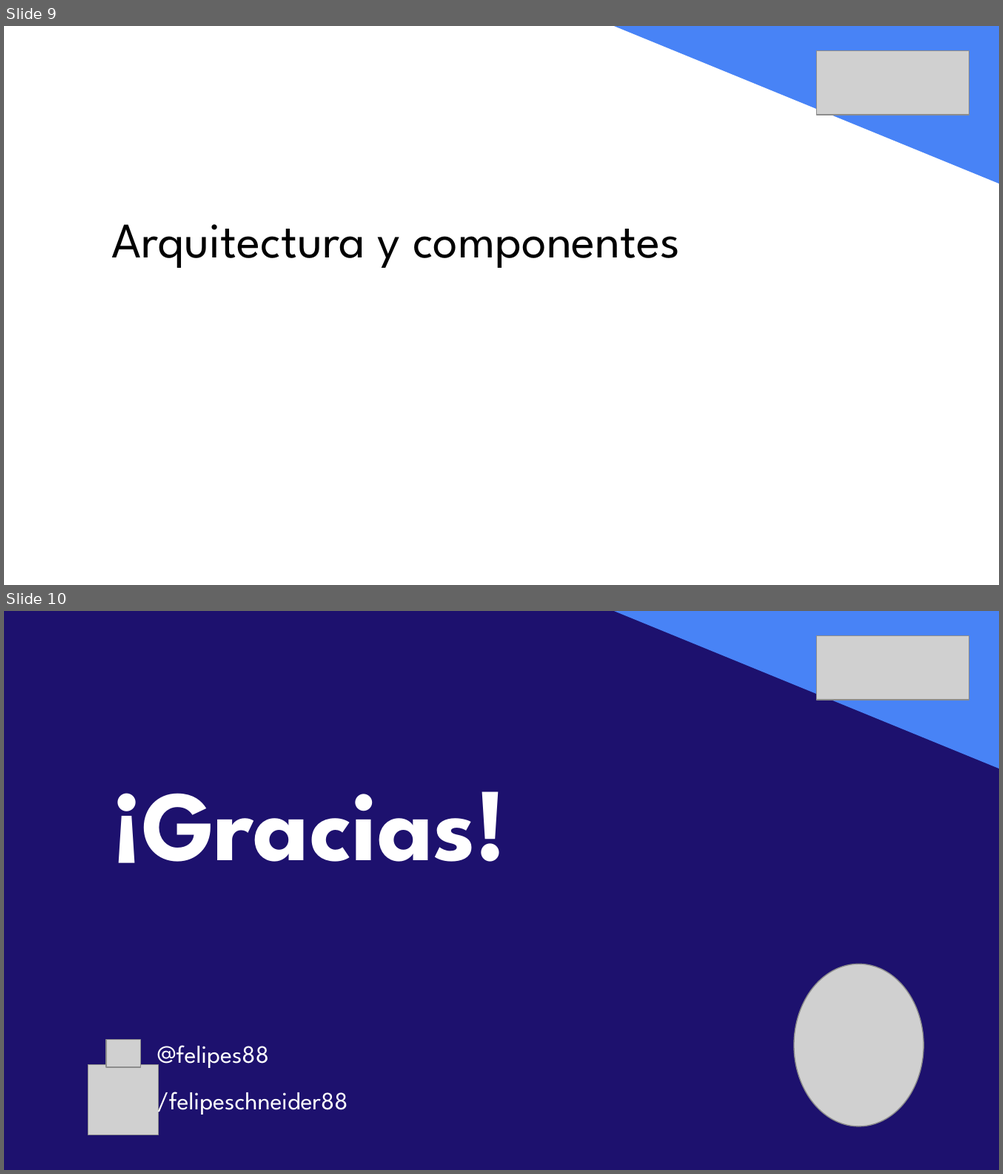
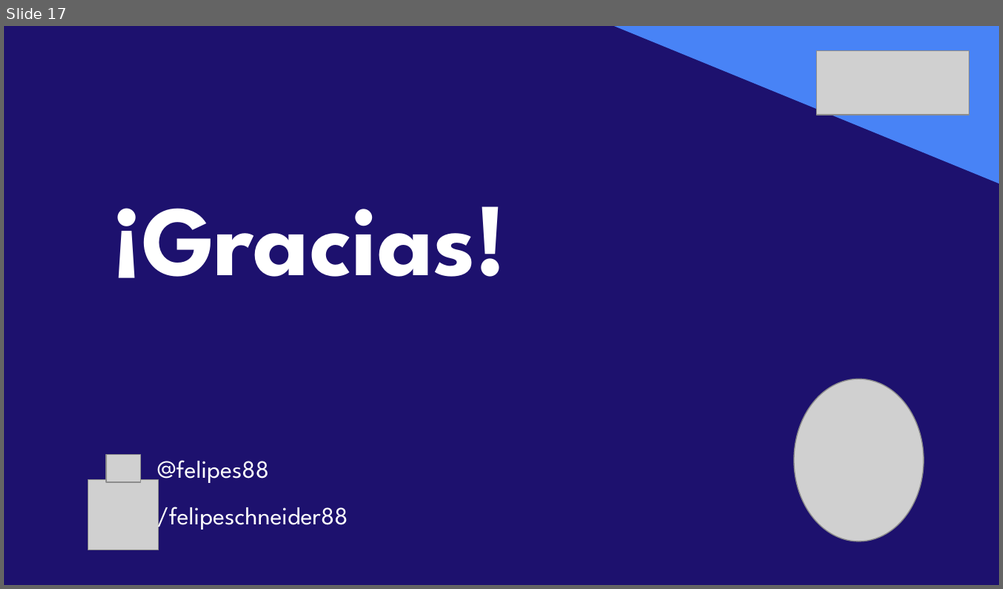
Before and after one commit to felipeschneider88/charlas, a slide deck: vOpen2019/vOpen19-UY-FelipeSchneider.pptx. Shown one above the other, each under a label of ours: slides 9 and 10 before the commit, slide 17 after it. The pictures are 1003x1174 and 1003x589 pixels, drawn with LibreOffice and Linux fonts; fonts in the diff are those of the drawing; grey boxes stand for pictures. Boxes give left, top, right and bottom in pixels: in the first picture for what was removed or moved away, otherwise in the second. Text is boxed around its words. In the diff, an @@ line names an element or a change of style, - is before the commit and + after.

Commit message:
Presentacion final
Se agregó imagen de arquitectura y se modifico script para que use la base HolaMundo

```diff
--- a/vOpen2019/vOpen19-UY-FelipeSchneider.pptx
+++ b/vOpen2019/vOpen19-UY-FelipeSchneider.pptx
@@ slide 9 removed at <box>4,26,999,585</box>, background #FFFFFF @@
@@ right triangle removed at <box>614,26,999,184</box> @@
@@ picture removed at <box>817,51,970,115</box> @@
@@ text removed at <box>111,224,680,268</box> @@
-Arquitectura y componentes
@@ what was slide 10 is now slide 17 @@
```
Also in this commit, not shown: 2 slides changed, 11 slides added, 3 other slides removed, 2 other files.
